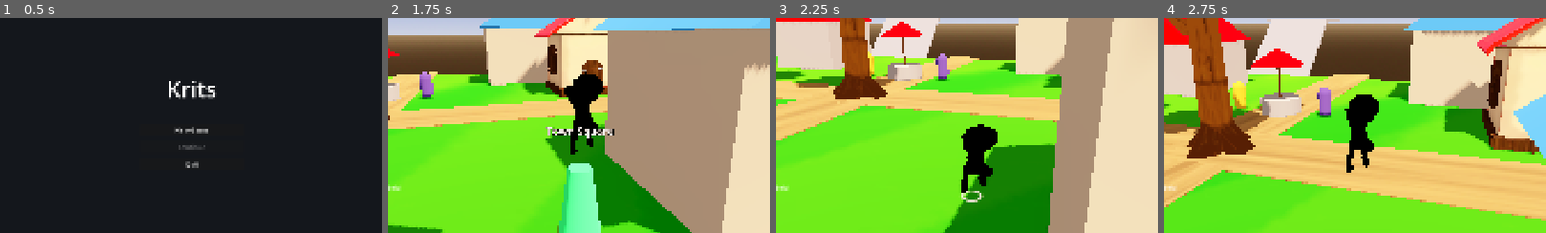
Above: before the commit, frames 1-4 (left to right).
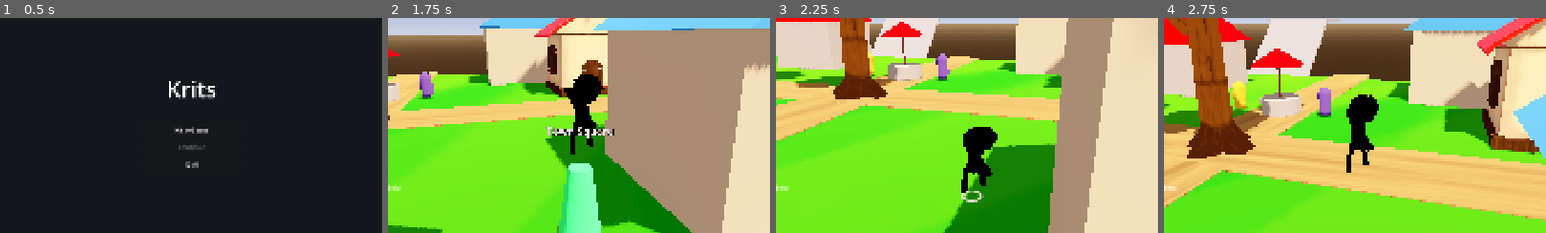
Above: after the commit, the same moments.

Repository: doggoanim/Krits
Game: Godot game, scene res://ui/main_menu.tscn
Same seed, same stepped clock (60 frames per second), same inputs: the game is played once before the commit and once after it.
Inputs (mouse positions are % of the whole screen's width and height, from its top left):
- Up to frame 1 (0.5 s): no input
- Up to frame 2 (1.75 s): click "New Game" at 0.5 s; tap Enter at 1.25 s; move the mouse to (55, 50) at 1.27 s; hold W (move_forward) from 1.28 s (still down); hold Ctrl (crouch_pound) from 1.28 s (still down); click (55, 50) at 1.42 s; tap Space (jump) at 1.52 s
- Up to frame 3 (2.25 s): keep holding W (move_forward); move the mouse to (45, 50) at 2.02 s; release Ctrl (crouch_pound) at 2.03 s; tap E (interact) at 2.1 s
- Up to frame 4 (2.75 s): keep holding W (move_forward); tap Space (jump) at 2.27 s
The pictures show only the part of the screen within x 25-75%, y 26-76%; the shares and areas given below are measured in that part.

Frame 1 is identical in both runs. In frame 2, 0.1% of the frame differs, in the area x 46-57%, y 24-63%; in frame 3, 0.2%; in frame 4, 0.2%, in the area x 47-57%, y 35-71%.

Commit message:
Temporary: disable player outline to isolate black-character bug
Diagnostic only - checking whether CelOutline's inverted-hull shell
is what's covering the character, or whether the core toon.gdshader
material itself renders black with the outline out of the picture
entirely.

Co-Authored-By: Claude Sonnet 5 <noreply@anthropic.com>
Claude-Session: https://claude.ai/code/session_01TYpdm1jACUqsWG6yyTxbgm

Diff:
--- a/player/player_visual.gd
+++ b/player/player_visual.gd
@@ -66,7 +66,7 @@
 const SLIME_TINT_COLOR := Color(0x5A / 255.0, 0x8B / 255.0, 0x2F / 255.0)
 const SLIME_TINT_STRENGTH := 0.6
 
-@export var outline_enabled := true
+@export var outline_enabled := false   # TEMPORARY — off to isolate whether CelOutline is what's rendering black, see toon.gdshader debugging
 @export var outline_thickness_ratio := 0.011   ## outline thickness, as a fraction of the character's height
 @export var outline_color := Color.BLACK
 
